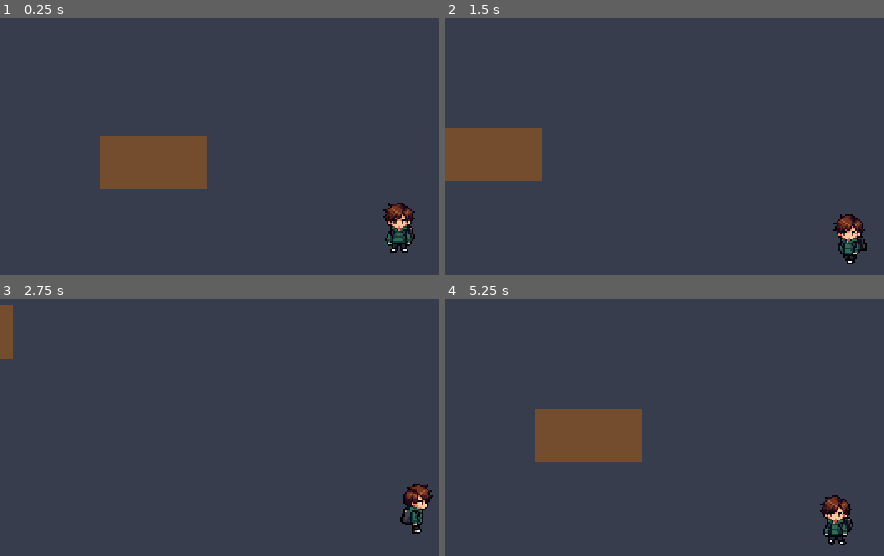
Above: before the commit, frames 1-4 (two rows, left to right).
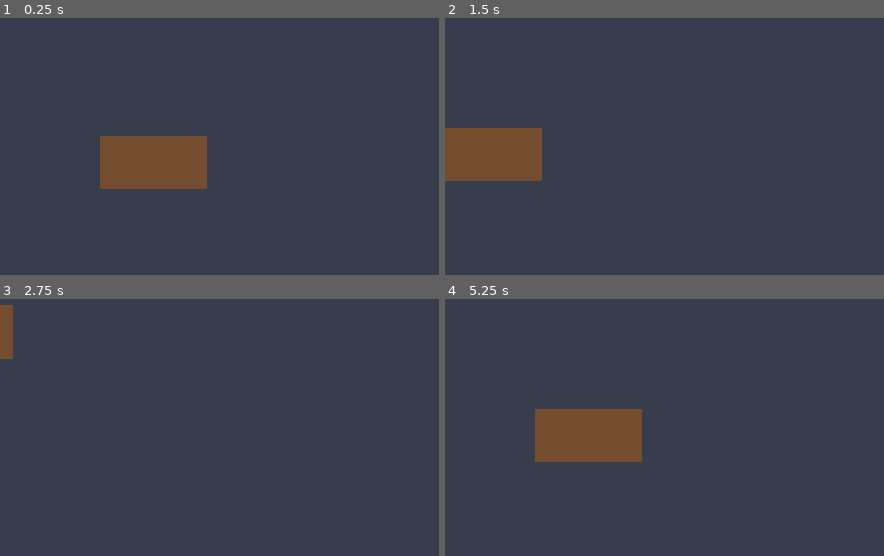
Above: after the commit, the same moments.

Repository: ddziekon/korpo-symulator
Game: Godot game, scene res://scenes/main.tscn
Same seed, same stepped clock (60 frames per second), same inputs: the game is played once before the commit and once after it. This scene is started directly instead of the project's main scene.
Inputs (mouse positions are in pixels of both pictures, inside the frame that each line leads up to):
- Up to frame 1 (0.25 s): no input
- Up to frame 2 (1.5 s): tap Enter at 0.5 s; move the mouse to (outside the picture) at 0.52 s; hold D (move_right) 0.53-1.28 s; click (outside the picture) at 0.67 s; move the mouse to (686, 249) at 1.27 s; hold S (move_down) from 1.28 s (still down); click (686, 249) at 1.42 s
- Up to frame 3 (2.75 s): move the mouse to (outside the picture) at 2.02 s; release S (move_down) at 2.03 s; hold D (move_right) from 2.03 s (still down); click (outside the picture) at 2.17 s
- Up to frame 4 (5.25 s): move the mouse to (outside the picture) at 2.77 s; release D (move_right) at 2.78 s; hold W (move_up) 2.78-3.53 s; click (outside the picture) at 2.92 s; move the mouse to (outside the picture) at 3.52 s; hold A (move_left) 3.53-5.03 s; click (outside the picture) at 3.67 s; move the mouse to (603, 440) at 4.27 s; click (603, 440) at 4.42 s; move the mouse to (outside the picture) at 5.02 s; hold S (move_down) from 5.03 s (still down); click (outside the picture) at 5.17 s

The runs differ from the first frame. In frame 1, 1.0% of the frame differs, in the area x 87-95%, y 71-92%; in frame 2, 0.9%; in frame 3, 0.8%; in frame 4, 1.0%.

Commit message:
Intro: sen z literami z, budzenie, przemiana w bohatera (LimeZu), przejscie do pokoju

Diff:
--- a/project.godot
+++ b/project.godot
@@ -11,7 +11,7 @@
 [application]
 
 config/name="Korpo_symulator"
-run/main_scene="res://scenes/rooms/player_room.tscn"
+run/main_scene="res://scenes/intro/intro.tscn"
 config/features=PackedStringArray("4.7", "Forward Plus")
 config/icon="res://icon.svg"
 
--- /dev/null
+++ b/scenes/intro/intro.tscn
@@ -0,0 +1,174 @@
+[gd_scene load_steps=19 format=3]
+
+[ext_resource type="Script" path="res://scripts/intro/intro_cutscene.gd" id="1_intro"]
+[ext_resource type="Script" path="res://scripts/intro/zzz_spawner.gd" id="2_spawner"]
+[ext_resource type="PackedScene" path="res://scenes/intro/zzz_particle.tscn" id="3_particle"]
+[ext_resource type="PackedScene" path="res://scenes/rooms/player_room.tscn" id="4_room"]
+[ext_resource type="Texture2D" path="res://assets/characters/boy/boy_sleep.png" id="5_sleep"]
+[ext_resource type="Texture2D" path="res://assets/characters/hero/hero_idle.png" id="6_hero"]
+[ext_resource type="Texture2D" path="res://assets/intro/zzz_small.png" id="7_zs"]
+[ext_resource type="Texture2D" path="res://assets/intro/zzz_big.png" id="8_zb"]
+
+[sub_resource type="AtlasTexture" id="AtlasTexture_f0"]
+atlas = ExtResource("5_sleep")
+region = Rect2(0, 0, 32, 32)
+
+[sub_resource type="AtlasTexture" id="AtlasTexture_f1"]
+atlas = ExtResource("5_sleep")
+region = Rect2(32, 0, 32, 32)
+
+[sub_resource type="AtlasTexture" id="AtlasTexture_f2"]
+atlas = ExtResource("5_sleep")
+region = Rect2(64, 0, 32, 32)
+
+[sub_resource type="AtlasTexture" id="AtlasTexture_f3"]
+atlas = ExtResource("5_sleep")
+region = Rect2(96, 0, 32, 32)
+
+[sub_resource type="SpriteFrames" id="SpriteFrames_boy"]
+animations = [{
+"frames": [{
+"duration": 1.0,
+"texture": SubResource("AtlasTexture_f0")
+}, {
+"duration": 1.0,
+"texture": SubResource("AtlasTexture_f1")
+}],
+"loop": true,
+"name": &"sleep",
+"speed": 1.25
+}, {
+"frames": [{
+"duration": 1.0,
+"texture": SubResource("AtlasTexture_f0")
+}, {
+"duration": 1.0,
+"texture": SubResource("AtlasTexture_f2")
+}, {
+"duration": 1.0,
+"texture": SubResource("AtlasTexture_f3")
+}],
+"loop": false,
+"name": &"wake_up",
+"speed": 5.0
+}]
+
+[sub_resource type="Animation" id="Animation_intro"]
+resource_name = "intro"
+length = 9.0
+tracks/0/type = "value"
+tracks/0/imported = false
+tracks/0/enabled = true
+tracks/0/path = NodePath("SceneFader:modulate:a")
+tracks/0/interp = 1
+tracks/0/loop_wrap = true
+tracks/0/keys = {
+"times": PackedFloat32Array(0, 1, 8, 8.8),
+"transitions": PackedFloat32Array(1, 1, 1, 1),
+"update": 0,
+"values": [1.0, 0.0, 0.0, 1.0]
+}
+tracks/1/type = "value"
+tracks/1/imported = false
+tracks/1/enabled = true
+tracks/1/path = NodePath("Flash:modulate:a")
+tracks/1/interp = 1
+tracks/1/loop_wrap = true
+tracks/1/keys = {
+"times": PackedFloat32Array(0, 6.2, 6.5, 7.1),
+"transitions": PackedFloat32Array(1, 1, 1, 1),
+"update": 0,
+"values": [0.0, 0.0, 1.0, 0.0]
+}
+tracks/2/type = "method"
+tracks/2/imported = false
+tracks/2/enabled = true
+tracks/2/path = NodePath(".")
+tracks/2/interp = 1
+tracks/2/loop_wrap = true
+tracks/2/keys = {
+"times": PackedFloat32Array(0.5, 4.5, 4.8, 6.5),
+"transitions": PackedFloat32Array(1, 1, 1, 1),
+"values": [{
+"args": [],
+"method": &"start_zzz"
+}, {
+"args": [],
+"method": &"stop_zzz"
+}, {
+"args": [],
+"method": &"wake_up"
+}, {
+"args": [],
+"method": &"swap_to_hero"
+}]
+}
+
+[sub_resource type="AnimationLibrary" id="AnimationLibrary_intro"]
+_data = {
+&"intro": SubResource("Animation_intro")
+}
+
+[node name="Intro" type="Node" node_paths=PackedStringArray("sequencer", "sleeping_boy", "game_boy", "zzz_spawner")]
+script = ExtResource("1_intro")
+next_scene = ExtResource("4_room")
+sequencer = NodePath("Sequencer")
+sleeping_boy = NodePath("Stage/SleepingBoy")
+game_boy = NodePath("Stage/GameBoy")
+zzz_spawner = NodePath("Stage/ZzzSpawner")
+
+[node name="Background" type="ColorRect" parent="."]
+offset_right = 480.0
+offset_bottom = 270.0
+color = Color(0, 0, 0, 1)
+
+[node name="Stage" type="Node2D" parent="."]
+position = Vector2(240, 135)
+scale = Vector2(4, 4)
+
+[node name="SleepingBoy" type="AnimatedSprite2D" parent="Stage"]
+sprite_frames = SubResource("SpriteFrames_boy")
+animation = &"sleep"
+
+[node name="GameBoy" type="Sprite2D" parent="Stage"]
+position = Vector2(0, -1)
+texture = ExtResource("6_hero")
+hframes = 24
+frame = 18
+
+[node name="ZzzSpawner" type="Marker2D" parent="Stage" node_paths=PackedStringArray("timer")]
+position = Vector2(10, -6)
+script = ExtResource("2_spawner")
+particle_scene = ExtResource("3_particle")
+small_texture = ExtResource("7_zs")
+big_texture = ExtResource("8_zb")
+timer = NodePath("Timer")
+
+[node name="Timer" type="Timer" parent="Stage/ZzzSpawner"]
+
+[node name="Flash" type="ColorRect" parent="."]
+modulate = Color(1, 1, 1, 0)
+offset_right = 480.0
+offset_bottom = 270.0
+mouse_filter = 2
+color = Color(1, 1, 1, 1)
+
+[node name="SkipHint" type="Label" parent="."]
+modulate = Color(1, 1, 1, 0.55)
+offset_left = 8.0
+offset_top = 252.0
+offset_right = 472.0
+offset_bottom = 266.0
+theme_override_font_sizes/font_size = 8
+text = "Naciśnij dowolny klawisz, aby pominąć"
+
+[node name="SceneFader" type="ColorRect" parent="."]
+offset_right = 480.0
+offset_bottom = 270.0
+mouse_filter = 2
+color = Color(0, 0, 0, 1)
+
+[node name="Sequencer" type="AnimationPlayer" parent="."]
+libraries = {
+"": SubResource("AnimationLibrary_intro")
+}
--- /dev/null
+++ b/scenes/intro/zzz_particle.tscn
@@ -0,0 +1,6 @@
+[gd_scene load_steps=2 format=3]
+
+[ext_resource type="Script" path="res://scripts/intro/zzz_particle.gd" id="1_particle"]
+
+[node name="ZzzParticle" type="Sprite2D"]
+script = ExtResource("1_particle")
--- a/scenes/player/player.tscn
+++ b/scenes/player/player.tscn
@@ -4,8 +4,8 @@
 [ext_resource type="Script" path="res://scripts/components/movement_component.gd" id="2_move"]
 [ext_resource type="Script" path="res://scripts/camera/follow_camera.gd" id="3_cam"]
 [ext_resource type="Script" path="res://scripts/animation/directional_animator.gd" id="4_anim"]
-[ext_resource type="Texture2D" path="res://assets/characters/boy/boy_idle_sheet.png" id="5_idle"]
-[ext_resource type="Texture2D" path="res://assets/characters/boy/boy_walk_sheet.png" id="6_run"]
+[ext_resource type="Texture2D" path="res://assets/characters/hero/hero_idle.png" id="5_idle"]
+[ext_resource type="Texture2D" path="res://assets/characters/hero/hero_walk.png" id="6_run"]
 
 [sub_resource type="RectangleShape2D" id="RectangleShape2D_feet"]
 size = Vector2(10, 6)
@@ -19,9 +19,9 @@
 interaction_point = NodePath("InteractionPoint")
 
 [node name="Sprite2D" type="Sprite2D" parent="."]
-position = Vector2(0, -15)
+position = Vector2(0, -16)
 texture = ExtResource("5_idle")
-hframes = 4
+hframes = 24
 
 [node name="CollisionShape2D" type="CollisionShape2D" parent="."]
 position = Vector2(0, -3)
@@ -37,8 +37,8 @@
 sprite = NodePath("../Sprite2D")
 idle_texture = ExtResource("5_idle")
 run_texture = ExtResource("6_run")
-idle_frames_per_direction = 1
-run_frames_per_direction = 8
+idle_frames_per_direction = 6
+run_frames_per_direction = 6
 
 [node name="InteractionPoint" type="Marker2D" parent="."]
 position = Vector2(0, 4)
--- /dev/null
+++ b/scripts/intro/intro_cutscene.gd
@@ -0,0 +1,68 @@
+class_name IntroCutscene
+extends Node
+## Scena wprowadzająca: sen, budzenie, przemiana w postać z gry, przejście do pokoju.
+## Kolejnością i czasem steruje AnimationPlayer (Sequencer), który wywołuje metody tej klasy.
+
+signal intro_finished
+
+@export var next_scene: PackedScene
+@export var sequencer: AnimationPlayer
+@export var sleeping_boy: AnimatedSprite2D
+@export var game_boy: Sprite2D
+@export var zzz_spawner: ZzzSpawner
+@export var skip_enabled: bool = true
+
+var _finished: bool = false
+
+
+func _ready() -> void:
+	assert(sequencer != null, "IntroCutscene: brak 'sequencer'.")
+	assert(sleeping_boy != null, "IntroCutscene: brak 'sleeping_boy'.")
+	assert(game_boy != null, "IntroCutscene: brak 'game_boy'.")
+	assert(zzz_spawner != null, "IntroCutscene: brak 'zzz_spawner'.")
+	game_boy.visible = false
+	sleeping_boy.play("sleep")
+	sequencer.animation_finished.connect(_on_sequencer_finished)
+	sequencer.play("intro")
+
+
+func _unhandled_input(event: InputEvent) -> void:
+	if not skip_enabled or _finished:
+		return
+	var is_key_or_button: bool = event is InputEventKey or event is InputEventMouseButton or event is InputEventJoypadButton
+	if is_key_or_button and event.is_pressed() and not event.is_echo():
+		finish()
+
+
+## Wywoływane przez Sequencer.
+func start_zzz() -> void:
+	zzz_spawner.start()
+
+
+func stop_zzz() -> void:
+	zzz_spawner.stop()
+
+
+func wake_up() -> void:
+	sleeping_boy.play("wake_up")
+
+
+## Wywoływane w najjaśniejszym momencie błysku.
+func swap_to_hero() -> void:
+	sleeping_boy.visible = false
+	game_boy.visible = true
+
+
+func finish() -> void:
+	if _finished:
+		return
+	_finished = true
+	sequencer.stop()
+	zzz_spawner.stop()
+	intro_finished.emit()
+	if next_scene != null:
+		get_tree().change_scene_to_packed(next_scene)
+
+
+func _on_sequencer_finished(_animation_name: StringName) -> void:
+	finish()
--- /dev/null
+++ b/scripts/intro/zzz_particle.gd
@@ -0,0 +1,14 @@
+class_name ZzzParticle
+extends Sprite2D
+## Pojedyncza litera "z": unosi się w górę, pojawia się i zanika, po czym sama się usuwa.
+
+
+func launch(new_texture: Texture2D, drift: Vector2, lifetime: float) -> void:
+	texture = new_texture
+	modulate.a = 0.0
+	var move: Tween = create_tween()
+	move.tween_property(self, "position", position + drift, lifetime)
+	var fade: Tween = create_tween()
+	fade.tween_property(self, "modulate:a", 1.0, lifetime * 0.3)
+	fade.tween_property(self, "modulate:a", 0.0, lifetime * 0.7)
+	fade.tween_callback(queue_free)
--- /dev/null
+++ b/scripts/intro/zzz_spawner.gd
@@ -0,0 +1,40 @@
+class_name ZzzSpawner
+extends Marker2D
+## Co jakiś czas tworzy unoszące się litery "z" (na przemian małe i duże).
+
+@export var particle_scene: PackedScene
+@export var small_texture: Texture2D
+@export var big_texture: Texture2D
+@export var timer: Timer
+@export_range(0.2, 3.0, 0.1) var interval: float = 0.9
+## Przesunięcie litery od punktu startowego w ciągu jej życia (w pikselach).
+@export var drift: Vector2 = Vector2(10.0, -22.0)
+@export_range(0.2, 4.0, 0.1) var lifetime: float = 1.8
+
+var _spawned_count: int = 0
+
+
+func _ready() -> void:
+	assert(particle_scene != null, "ZzzSpawner: brak 'particle_scene'.")
+	assert(timer != null, "ZzzSpawner: brak 'timer'.")
+	timer.wait_time = interval
+	timer.one_shot = false
+	timer.timeout.connect(_spawn)
+
+
+func start() -> void:
+	_spawned_count = 0
+	timer.start()
+	_spawn()
+
+
+func stop() -> void:
+	timer.stop()
+
+
+func _spawn() -> void:
+	var particle: ZzzParticle = particle_scene.instantiate() as ZzzParticle
+	add_child(particle)
+	var use_big: bool = _spawned_count % 2 == 1
+	_spawned_count += 1
+	particle.launch(big_texture if use_big else small_texture, drift, lifetime)
Binary file added: assets/characters/boy/boy_sleep.png
Not shown, added: assets/characters/boy/boy_sleep.png.import
Binary file added: assets/intro/zzz_big.png
Not shown, added: assets/intro/zzz_big.png.import
Binary file added: assets/intro/zzz_small.png
Not shown, added: assets/intro/zzz_small.png.import
Not shown, added: scripts/intro/intro_cutscene.gd.uid
Not shown, added: scripts/intro/zzz_particle.gd.uid
Not shown, added: scripts/intro/zzz_spawner.gd.uid
Not shown, changed: .gitignore
